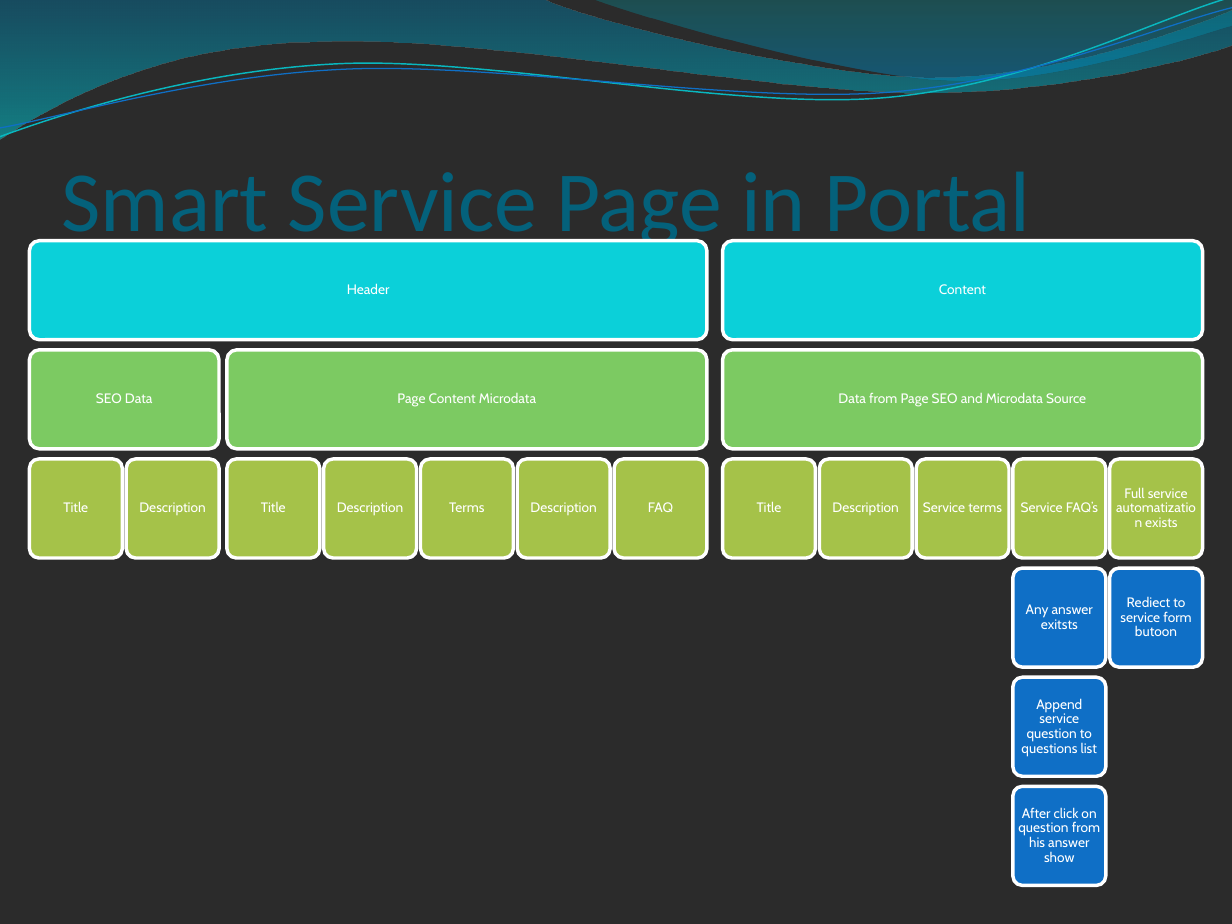
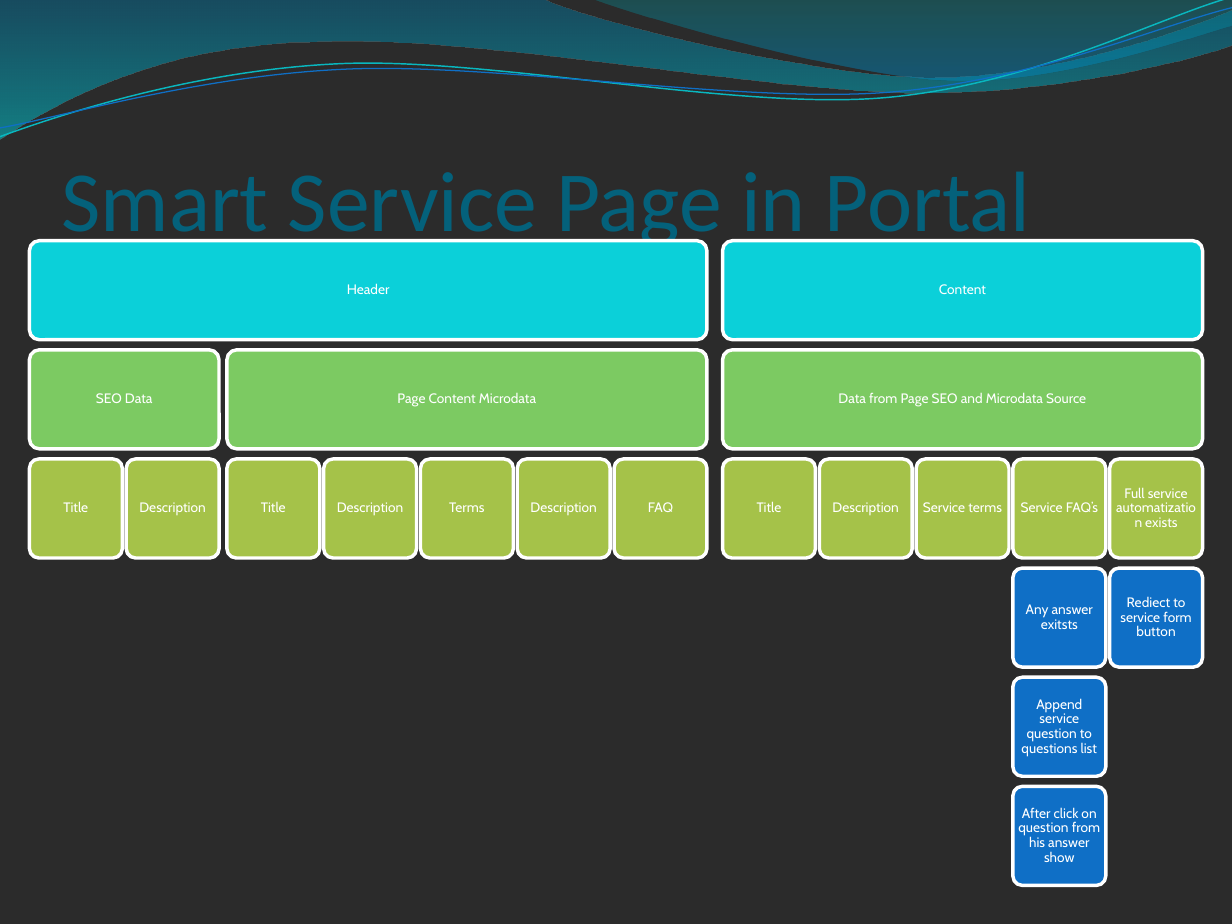
Before and after one commit to Serzol64/investportalAplex, a slide deck: slide 10 of PortalServices.pptx. Drawn at 1232x924 pixels with LibreOffice and Linux fonts; fonts in the diff are those of the drawing; background and template pictures are left out; a plain dark background stands for a picture behind light text. Boxes give left, top, right and bottom in pixels: in the first picture for what was removed or moved away, otherwise in the second. Text is boxed around its words. In the diff, an @@ line names an element or a change of style, - is before the commit and + after.

Commit message:
Service Page Prestart Markup

```diff
--- a/PortalServices.pptx
+++ b/PortalServices.pptx
@@ text at (1120,596,1191,636): text changed @@
-Rediect to service form butoon
+Rediect to service form button
```
Also in this commit, not shown: 4 other slides changed, 2 slides added, 4 other files.
